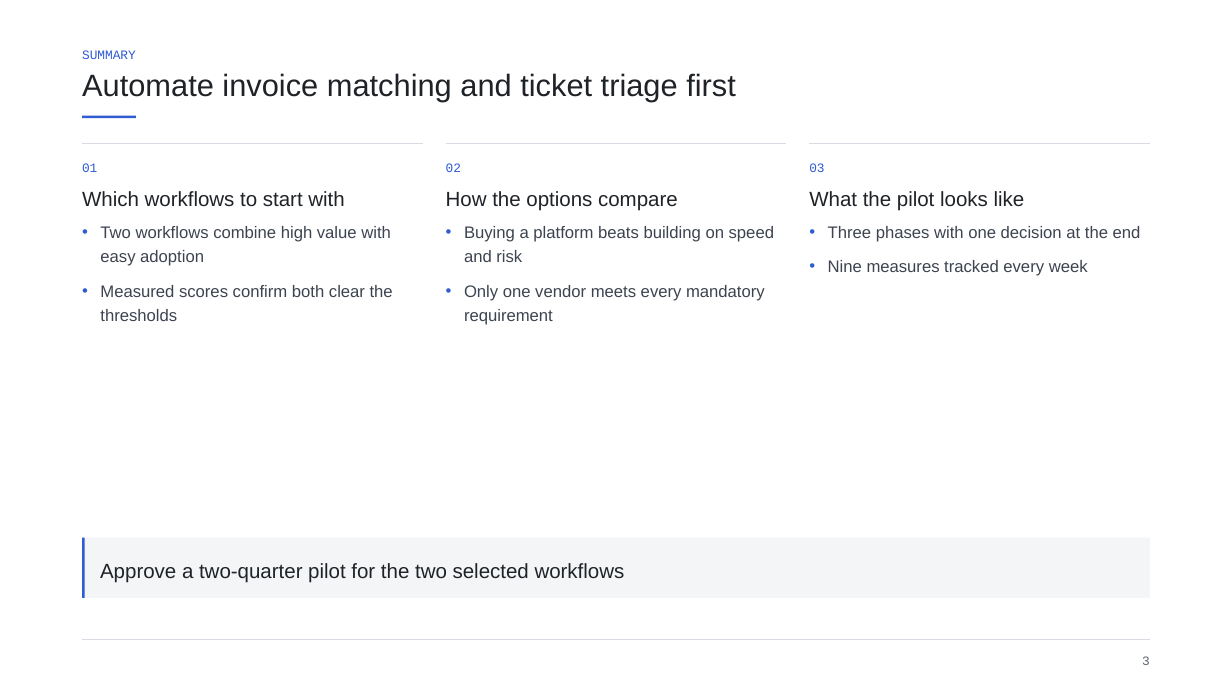
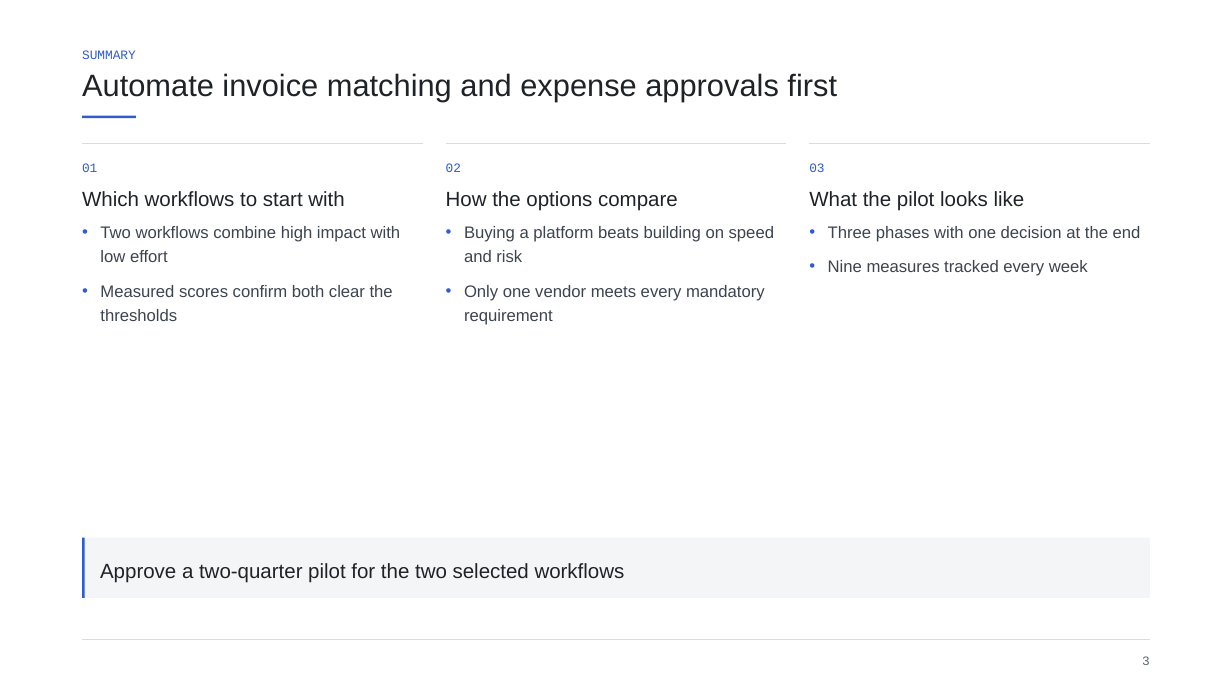
Before and after one commit to jeonghun-app/pptx-deck-skill, a slide deck: slide 3 of docs/examples/frameworks.pptx. Drawn at 1232x693 pixels with LibreOffice and Linux fonts; fonts in the diff are those of the drawing. Boxes give left, top, right and bottom in pixels: in the first picture for what was removed or moved away, otherwise in the second. Text is boxed around its words. In the diff, an @@ line names an element or a change of style, - is before the commit and + after.

```diff
--- a/docs/examples/frameworks.pptx
+++ b/docs/examples/frameworks.pptx
@@ text at (82, 73, 837, 102): text changed @@
-Automate invoice matching and ticket triage first
+Automate invoice matching and expense approvals first
@@ text at (100, 226, 401, 262): text changed @@
-• Two workflows combine high value with easy adoption
+• Two workflows combine high impact with low effort
```
Also in this commit, not shown: 7 other slides changed, 28 other files.
